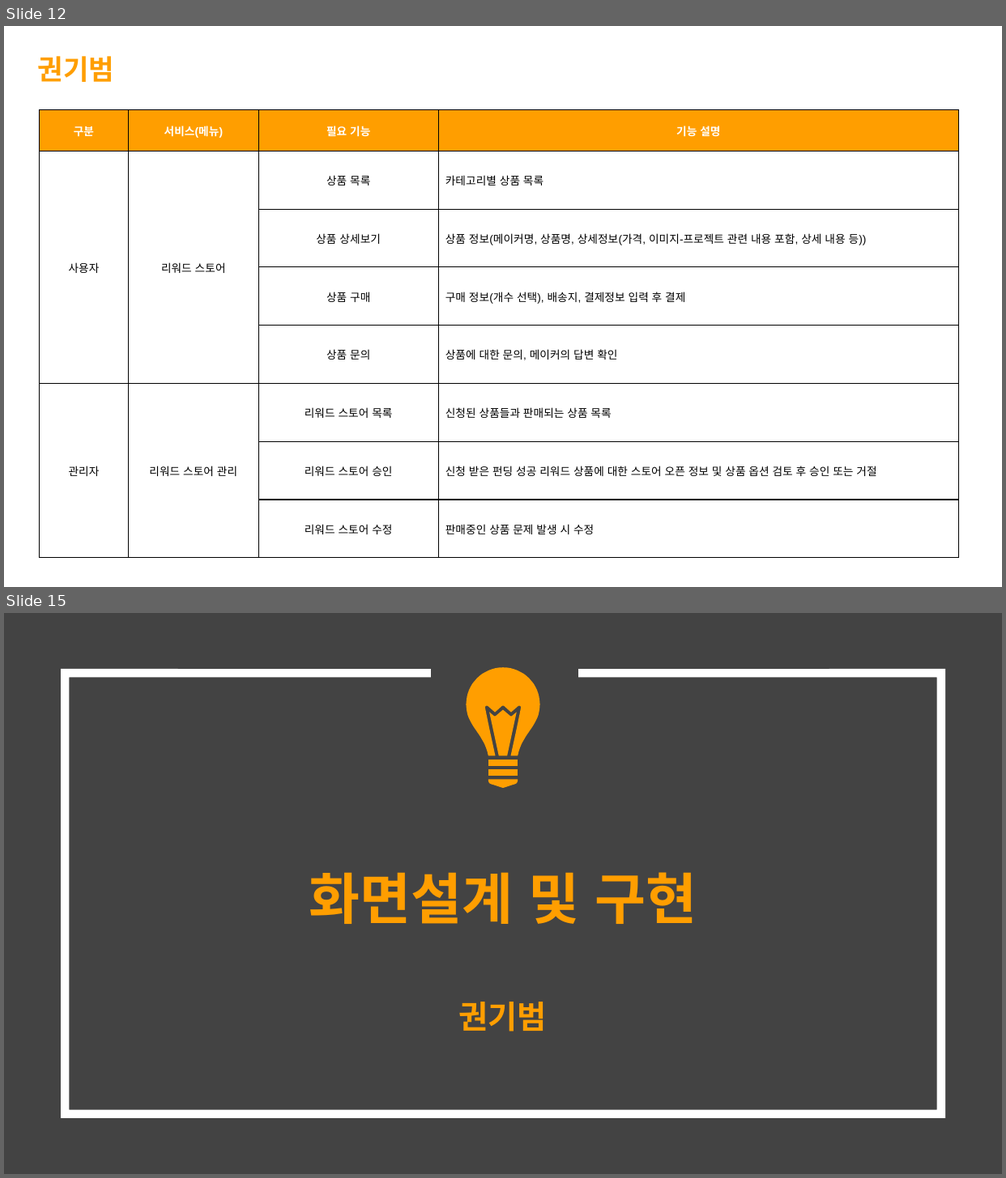
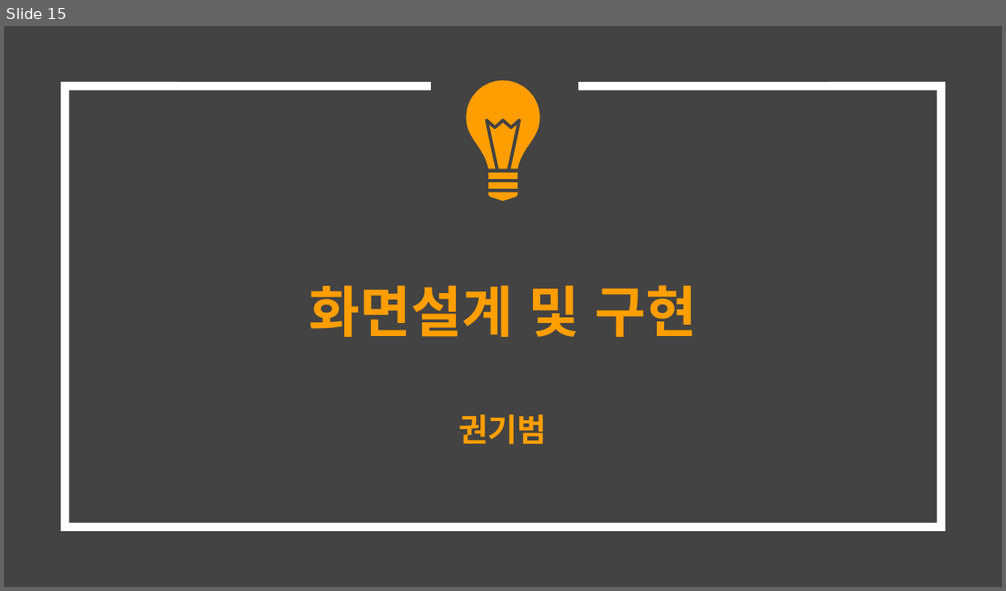
Before and after one commit to hhsw07/ezen-academy-projects, a slide deck: 0 발표용 파워포인트/0522 3차발표/0522 project06 - 파워포인트 종합.pptx. Shown one above the other, each under a label of ours: slides 12 and 15 before the commit, slide 15 after it; the slides between them are not shown. The pictures are 1006x1178 and 1006x591 pixels, drawn with LibreOffice and Linux fonts; fonts in the diff are those of the drawing. Boxes give left, top, right and bottom in pixels: in the first picture for what was removed or moved away, otherwise in the second. Text is boxed around its words. In the diff, an @@ line names an element or a change of style, - is before the commit and + after.

```diff
--- a/0 발표용 파워포인트/0522 3차발표/0522 project06 - 파워포인트 종합.pptx
+++ b/0 발표용 파워포인트/0522 3차발표/0522 project06 - 파워포인트 종합.pptx
@@ slide 12 removed at box(4, 26, 1002, 587), background #434343 @@
@@ rectangle removed at box(4, 26, 1002, 587) @@
@@ text removed at box(38, 56, 115, 82) @@
-권기범
@@ table removed at box(39, 109, 958, 558), 8 rows, 4 columns @@
-구분 | 서비스(메뉴) | 필요 기능 | 기능 설명
-사용자 | 리워드 스토어 | 상품 목록 | 카테고리별 상품 목록
- |  | 상품 상세보기 | 상품 정보(메이커명, 상품명, 상세정보(가격, 이미지-프로젝트 관련 내용 포함, 상세 내용 등))
- |  | 상품 구매 | 구매 정보(개수 선택), 배송지, 결제정보 입력 후 결제
- |  | 상품 문의 | 상품에 대한 문의, 메이커의 답변 확인
-관리자 | 리워드 스토어 관리 | 리워드 스토어 목록 | 신청된 상품들과 판매되는 상품 목록
- |  | 리워드 스토어 승인 | 신청 받은 펀딩 성공 리워드 상품에 대한 스토어 오픈 정보 및 상품 옵션 검토 후 승인 또는 거절
- |  | 리워드 스토어 수정 | 판매중인 상품 문제 발생 시 수정
```
Also in this commit, not shown: 2 slides changed, 17 slides added, 12 other slides removed.
